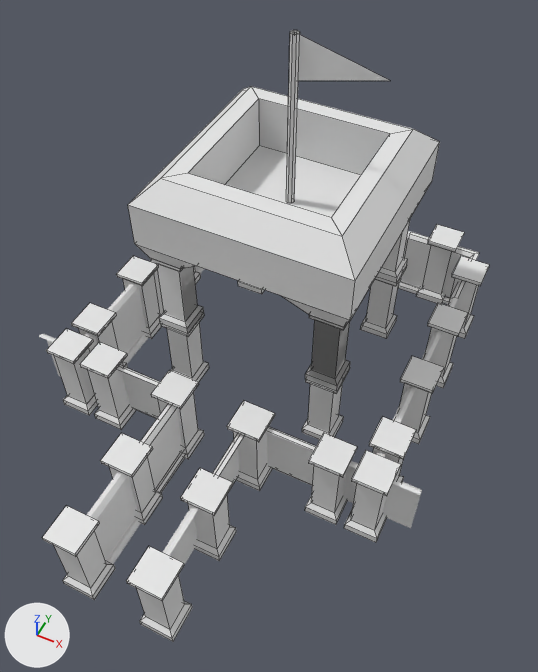
The FBX model SGJ Chill Edition/Assets/Models/Labyrinth/endzone.fbx: old version first, new version second.
One viewpoint serves both versions: a camera (50 mm lens) standing at (5.73, 30.43, 15.95) and looking at (0.82, 40.26, 3.68). Lighting does not change. The marker at lower left points along +X, +Y and +Z. Mesh edges are drawn as thin lines on the coarser meshes.

Script lines for the objects in view, before the commit:
```python
me_ms_corner_out = bpy.data.meshes.new('MS_corner_out')
me_ms_corner_out.from_pydata(...)  # 21 vertices, 12 faces; spans x -100.0..130.0, y -130.0..100.0, z 0.0..200.0
me_ms_pillar = bpy.data.meshes.new('MS_pillar')
me_ms_pillar.from_pydata(...)  # 24 vertices, 21 faces; spans x -40.0..40.0, y -40.0..40.0, z 0.0..220.0
ob_ms_corner_out_113 = bpy.data.objects.new('MS_corner_out.113', me_ms_corner_out)
ob_ms_corner_out_113.location = (2.0, 38.0, 0.0)
ob_ms_corner_out_113.rotation_euler = (0.0, 0.0, 3.142)  # degrees (0, 0, 180)
ob_ms_corner_out_113.scale = (0.01, 0.01, 0.01)
ob_ms_pillar_401 = bpy.data.objects.new('MS_pillar.401', me_ms_pillar)
ob_ms_pillar_401.location = (1.0, 35.0, 0.0)
ob_ms_pillar_401.rotation_euler = (0.0, 0.0, 3.142)  # degrees (0, 0, 180)
ob_ms_pillar_401.scale = (0.01, 0.01, 0.01)
ob_ms_pillar_404 = bpy.data.objects.new('MS_pillar.404', me_ms_pillar)
ob_ms_pillar_404.location = (-2.0, 41.0, 0.0)
ob_ms_pillar_404.rotation_euler = (0.0, 0.0, -1.571)  # degrees (0, 0, -90)
ob_ms_pillar_404.scale = (0.01, 0.01, 0.01)
# also in view: 'MS_pillar.403' at (2.0, 41.0, 1.1); 'MS_pillar.381' at (3.0, 39.0, 1.1); 'MS_pillar.406' at (4.0, 39.0, 1.1); 'MS_pillar.407' at (-4.0, 39.0, 1.1); 'MS_pillar.384' at (4.0, 44.0, 1.1)
```
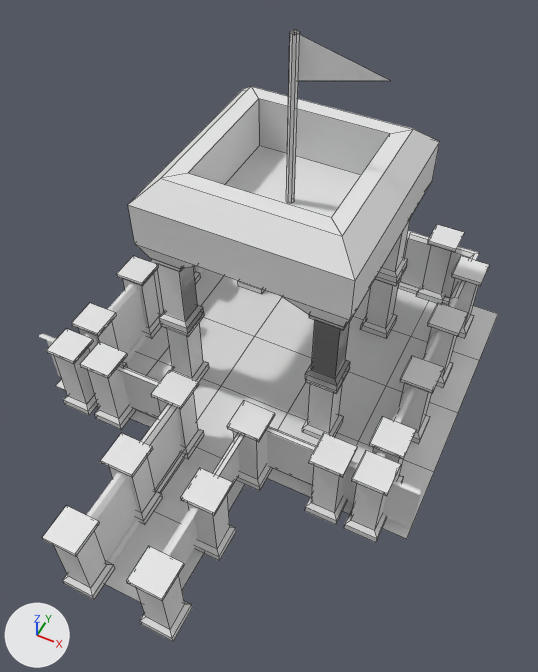
Commit message: Endzone included

What differs and where, as boxes [x1, y1, x2, y2] in the pictures (538 x 672 px):
'MS_ground_flat.1229', added: after [221, 337, 312, 413]
'MS_ground_flat.1241', added: after [201, 276, 282, 336]
'MS_ground_flat.1237', added: after [359, 386, 458, 472]
'MS_ground_flat.000', added: after [105, 511, 204, 603]
'MS_ground_flat.1233', added: after [345, 316, 411, 386]
'MS_ground_flat.1234', added: after [288, 372, 386, 441]
'MS_ground_flat.1228', added: after [197, 386, 287, 458]
'MS_ground_flat.1242', added: after [158, 317, 255, 386]
'MS_ground_flat.1238', added: after [387, 337, 479, 412]
'MS_ground_flat.1230', added: after [255, 297, 315, 358]
'MS_ground_flat.1227', added: after [154, 447, 245, 524]
'MS_ground_flat.1239', added: after [411, 301, 498, 360]
'MS_ground_flat.1236', added: after [343, 442, 434, 539]
'MS_ground_flat.1232', added: after [354, 286, 429, 336]
'MS_ground_flat.1235', added: after [268, 413, 359, 497]
'MS_ground_flat.1243', added: after [131, 361, 221, 427]
'MS_ground_flat.1245', added: after [137, 326, 169, 360]
'MS_ground_flat.1246', added: after [195, 269, 224, 306]
'MS_ground_flat.1244', added: after [56, 352, 158, 390]

The change, as a list of edits to the scene's bpy script:
```text
Add me_ms_ground_flat:
    me_ms_ground_flat.from_pydata([(-100.0, -100.0, 0.0), (100.0, -100.0, 0.0), (-100.0, 100.0, 0.0), (100.0, 100.0, 0.0)], [], [(0, 1, 3, 2)])
Add ob_ms_ground_flat_1237:
    ob_ms_ground_flat_1237 = bpy.data.objects.new('MS_ground_flat.1237', me_ms_ground_flat)
    ob_ms_ground_flat_1237.location = (4.0, 42.0, 0.0)
    ob_ms_ground_flat_1237.scale = (0.01, 0.01, 0.01)
Add ob_ms_ground_flat_1228:
    ob_ms_ground_flat_1228 = bpy.data.objects.new('MS_ground_flat.1228', me_ms_ground_flat)
    ob_ms_ground_flat_1228.location = (0.0, 40.0, 0.0)
    ob_ms_ground_flat_1228.scale = (0.01, 0.01, 0.01)
Add ob_ms_ground_flat_1235:
    ob_ms_ground_flat_1235 = bpy.data.objects.new('MS_ground_flat.1235', me_ms_ground_flat)
    ob_ms_ground_flat_1235.location = (2.0, 40.0, 0.0)
    ob_ms_ground_flat_1235.scale = (0.01, 0.01, 0.01)
Add ob_ms_ground_flat_1236:
    ob_ms_ground_flat_1236 = bpy.data.objects.new('MS_ground_flat.1236', me_ms_ground_flat)
    ob_ms_ground_flat_1236.location = (4.0, 40.0, 0.0)
    ob_ms_ground_flat_1236.scale = (0.01, 0.01, 0.01)
Add ob_ms_ground_flat_1246:
    ob_ms_ground_flat_1246 = bpy.data.objects.new('MS_ground_flat.1246', me_ms_ground_flat)
    ob_ms_ground_flat_1246.location = (-4.0, 44.0, 0.0)
    ob_ms_ground_flat_1246.scale = (0.01, 0.01, 0.01)
Add ob_ms_ground_flat_1229:
    ob_ms_ground_flat_1229 = bpy.data.objects.new('MS_ground_flat.1229', me_ms_ground_flat)
    ob_ms_ground_flat_1229.location = (0.0, 42.0, 0.0)
    ob_ms_ground_flat_1229.scale = (0.01, 0.01, 0.01)
Add ob_ms_ground_flat_1243:
    ob_ms_ground_flat_1243 = bpy.data.objects.new('MS_ground_flat.1243', me_ms_ground_flat)
    ob_ms_ground_flat_1243.location = (-2.0, 40.0, 0.0)
    ob_ms_ground_flat_1243.scale = (0.01, 0.01, 0.01)
Add ob_ms_ground_flat_1233:
    ob_ms_ground_flat_1233 = bpy.data.objects.new('MS_ground_flat.1233', me_ms_ground_flat)
    ob_ms_ground_flat_1233.location = (2.0, 44.0, 0.0)
    ob_ms_ground_flat_1233.scale = (0.01, 0.01, 0.01)
Add ob_ms_ground_flat_1241:
    ob_ms_ground_flat_1241 = bpy.data.objects.new('MS_ground_flat.1241', me_ms_ground_flat)
    ob_ms_ground_flat_1241.location = (-2.0, 44.0, 0.0)
    ob_ms_ground_flat_1241.scale = (0.01, 0.01, 0.01)
Add ob_ms_ground_flat_1238:
    ob_ms_ground_flat_1238 = bpy.data.objects.new('MS_ground_flat.1238', me_ms_ground_flat)
    ob_ms_ground_flat_1238.location = (4.0, 44.0, 0.0)
    ob_ms_ground_flat_1238.scale = (0.01, 0.01, 0.01)
Add ob_ms_ground_flat_1242:
    ob_ms_ground_flat_1242 = bpy.data.objects.new('MS_ground_flat.1242', me_ms_ground_flat)
    ob_ms_ground_flat_1242.location = (-2.0, 42.0, 0.0)
    ob_ms_ground_flat_1242.scale = (0.01, 0.01, 0.01)
Add ob_ms_ground_flat_000:
    ob_ms_ground_flat_000 = bpy.data.objects.new('MS_ground_flat.000', me_ms_ground_flat)
    ob_ms_ground_flat_000.location = (0.0, 36.0, 0.0)
    ob_ms_ground_flat_000.scale = (0.01, 0.01, 0.01)
Add ob_ms_ground_flat_1234:
    ob_ms_ground_flat_1234 = bpy.data.objects.new('MS_ground_flat.1234', me_ms_ground_flat)
    ob_ms_ground_flat_1234.location = (2.0, 42.0, 0.0)
    ob_ms_ground_flat_1234.scale = (0.01, 0.01, 0.01)
Add ob_ms_ground_flat_1244:
    ob_ms_ground_flat_1244 = bpy.data.objects.new('MS_ground_flat.1244', me_ms_ground_flat)
    ob_ms_ground_flat_1244.location = (-4.0, 40.0, 0.0)
    ob_ms_ground_flat_1244.scale = (0.01, 0.01, 0.01)
Add ob_ms_ground_flat_1239:
    ob_ms_ground_flat_1239 = bpy.data.objects.new('MS_ground_flat.1239', me_ms_ground_flat)
    ob_ms_ground_flat_1239.location = (4.0, 46.0, 0.0)
    ob_ms_ground_flat_1239.scale = (0.01, 0.01, 0.01)
Add ob_ms_ground_flat_1232:
    ob_ms_ground_flat_1232 = bpy.data.objects.new('MS_ground_flat.1232', me_ms_ground_flat)
    ob_ms_ground_flat_1232.location = (2.0, 46.0, 0.0)
    ob_ms_ground_flat_1232.scale = (0.01, 0.01, 0.01)
Add ob_ms_ground_flat_1227:
    ob_ms_ground_flat_1227 = bpy.data.objects.new('MS_ground_flat.1227', me_ms_ground_flat)
    ob_ms_ground_flat_1227.location = (0.0, 38.0, 0.0)
    ob_ms_ground_flat_1227.scale = (0.01, 0.01, 0.01)
Add ob_ms_ground_flat_1245:
    ob_ms_ground_flat_1245 = bpy.data.objects.new('MS_ground_flat.1245', me_ms_ground_flat)
    ob_ms_ground_flat_1245.location = (-4.0, 42.0, 0.0)
    ob_ms_ground_flat_1245.scale = (0.01, 0.01, 0.01)
Add ob_ms_ground_flat_1230:
    ob_ms_ground_flat_1230 = bpy.data.objects.new('MS_ground_flat.1230', me_ms_ground_flat)
    ob_ms_ground_flat_1230.location = (0.0, 44.0, 0.0)
    ob_ms_ground_flat_1230.scale = (0.01, 0.01, 0.01)
```
